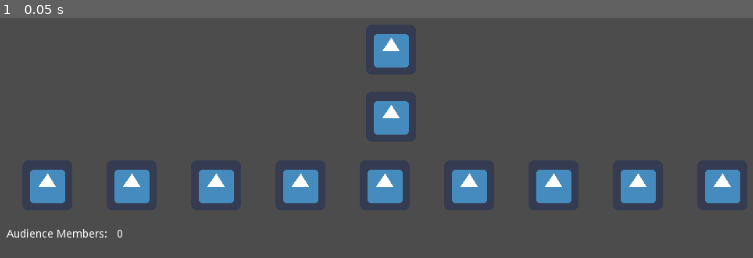
Above: before the commit, frame 1.
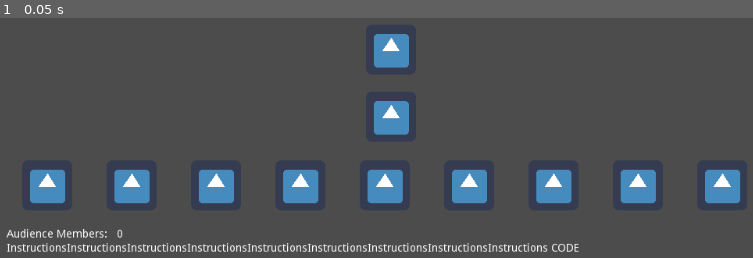
Above: after the commit, the same moment.

Repository: jmpoholarz/Memoji
Game: Godot game, scene res://titleScreen.tscn
Two runs of this game, one before a commit and one after it. Both use one fixed random seed, a clock stepped at 60 frames per second and the inputs below. The project has no main scene, so this scene is started directly. The engine's default icon, where the game draws it, is replaced by a stand-in: a white triangle on a blue panel in a dark square.
Inputs:
- Up to frame 1 (0.05 s): no input

The runs differ from the first frame. In frame 1, 1.4% of the frame differs, in the area x 0-77%, y 93-98%.

Commit message:
Instruction and CODE boxes added

Diff:
--- a/MemojiHost/titleScreen.tscn
+++ b/MemojiHost/titleScreen.tscn
@@ -42,6 +42,7 @@
 
 [node name="VBoxContainer" type="VBoxContainer" parent="VBoxContainer" index="0"]
 
+editor/display_folded = true
 anchor_left = 0.0
 anchor_top = 0.0
 anchor_right = 0.0
@@ -99,6 +100,7 @@
 
 [node name="VBoxContainer2" type="VBoxContainer" parent="VBoxContainer" index="1"]
 
+editor/display_folded = true
 anchor_left = 0.0
 anchor_top = 0.0
 anchor_right = 0.0
@@ -646,3 +648,111 @@
 percent_visible = 1.0
 lines_skipped = 0
 max_lines_visible = -1
+
+[node name="VBoxContainer4" type="VBoxContainer" parent="VBoxContainer" index="3"]
+
+anchor_left = 0.0
+anchor_top = 0.0
+anchor_right = 0.0
+anchor_bottom = 0.0
+margin_top = 298.0
+margin_right = 984.0
+margin_bottom = 312.0
+rect_pivot_offset = Vector2( 0, 0 )
+rect_clip_content = false
+mouse_filter = 1
+mouse_default_cursor_shape = 0
+size_flags_horizontal = 1
+size_flags_vertical = 1
+alignment = 0
+
+[node name="HBoxContainer" type="HBoxContainer" parent="VBoxContainer/VBoxContainer4" index="0"]
+
+anchor_left = 0.0
+anchor_top = 0.0
+anchor_right = 0.0
+anchor_bottom = 0.0
+margin_right = 984.0
+margin_bottom = 14.0
+rect_pivot_offset = Vector2( 0, 0 )
+rect_clip_content = false
+mouse_filter = 1
+mouse_default_cursor_shape = 0
+size_flags_horizontal = 1
+size_flags_vertical = 1
+alignment = 0
+
+[node name="HBoxContainer" type="HBoxContainer" parent="VBoxContainer/VBoxContainer4/HBoxContainer" index="0"]
+
+anchor_left = 0.0
+anchor_top = 0.0
+anchor_right = 0.0
+anchor_bottom = 0.0
+margin_right = 693.0
+margin_bottom = 14.0
+rect_min_size = Vector2( 10, 10 )
+rect_pivot_offset = Vector2( 0, 0 )
+rect_clip_content = false
+mouse_filter = 1
+mouse_default_cursor_shape = 0
+size_flags_horizontal = 1
+size_flags_vertical = 1
+alignment = 0
+_sections_unfolded = [ "Hint", "Rect" ]
+
+[node name="Label" type="Label" parent="VBoxContainer/VBoxContainer4/HBoxContainer/HBoxContainer" index="0"]
+
+anchor_left = 0.0
+anchor_top = 0.0
+anchor_right = 0.0
+anchor_bottom = 0.0
+margin_right = 693.0
+margin_bottom = 14.0
+rect_pivot_offset = Vector2( 0, 0 )
+rect_clip_content = false
+mouse_filter = 2
+mouse_default_cursor_shape = 0
+size_flags_horizontal = 1
+size_flags_vertical = 4
+text = "InstructionsInstructionsInstructionsInstructionsInstructionsInstructionsInstructionsInstructionsInstructions"
+percent_visible = 1.0
+lines_skipped = 0
+max_lines_visible = -1
+
+[node name="HBoxContainer2" type="HBoxContainer" parent="VBoxContainer/VBoxContainer4/HBoxContainer" index="1"]
+
+anchor_left = 0.0
+anchor_top = 0.0
+anchor_right = 0.0
+anchor_bottom = 0.0
+margin_left = 697.0
+margin_right = 733.0
+margin_bottom = 14.0
+rect_min_size = Vector2( 10, 10 )
+rect_pivot_offset = Vector2( 0, 0 )
+rect_clip_content = false
+mouse_filter = 1
+mouse_default_cursor_shape = 0
+size_flags_horizontal = 1
+size_flags_vertical = 1
+alignment = 0
+_sections_unfolded = [ "Rect" ]
+
+[node name="Label" type="Label" parent="VBoxContainer/VBoxContainer4/HBoxContainer/HBoxContainer2" index="0"]
+
+anchor_left = 0.0
+anchor_top = 0.0
+anchor_right = 0.0
+anchor_bottom = 0.0
+margin_right = 36.0
+margin_bottom = 14.0
+rect_pivot_offset = Vector2( 0, 0 )
+rect_clip_content = false
+mouse_filter = 2
+mouse_default_cursor_shape = 0
+size_flags_horizontal = 1
+size_flags_vertical = 4
+text = "CODE"
+percent_visible = 1.0
+lines_skipped = 0
+max_lines_visible = -1
